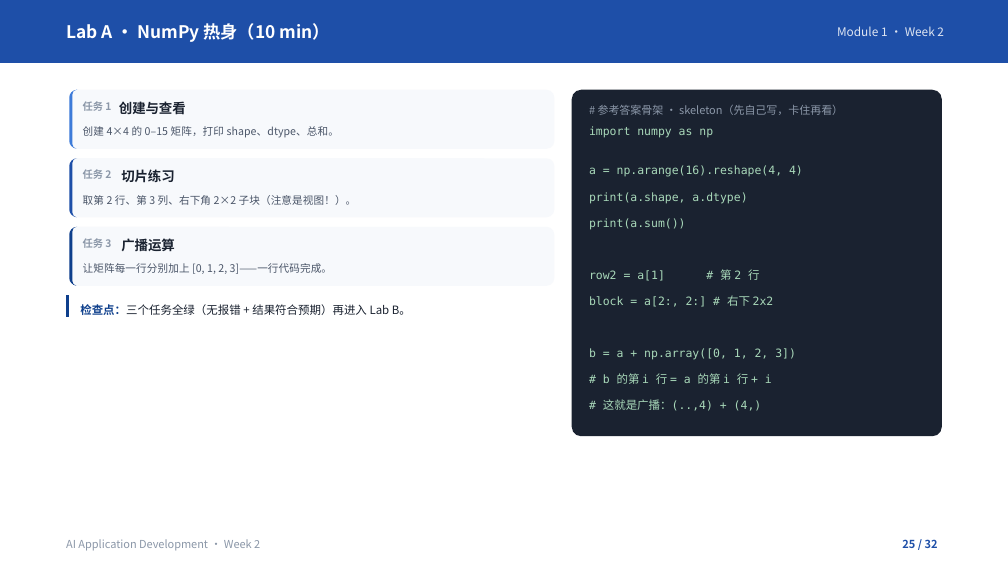
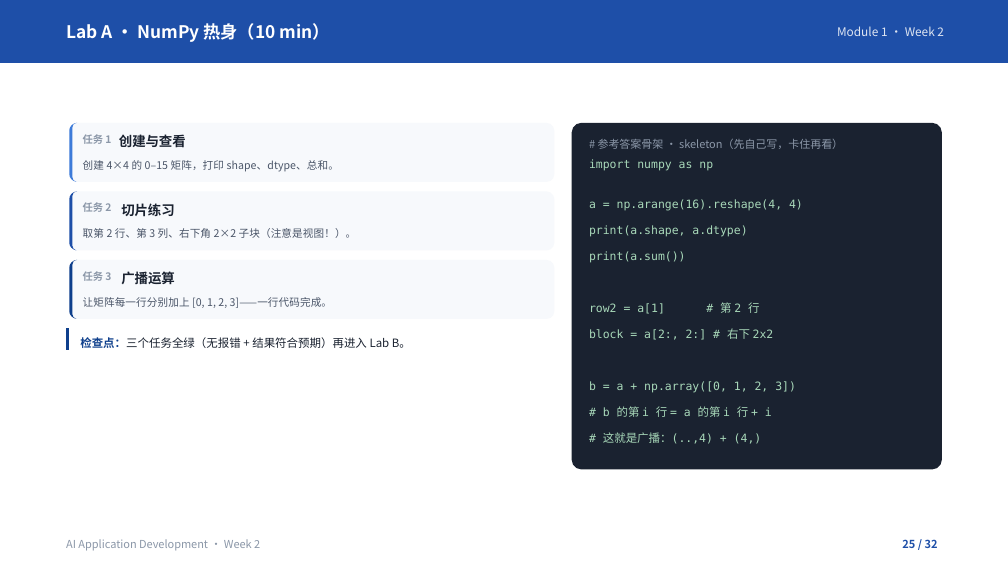
Before and after one commit to klausren/ai-application-development, a slide deck: slide 25 of lectures/week-02/lecture-zh.pptx. Drawn at 1008x567 pixels with LibreOffice and Linux fonts; fonts in the diff are those of the drawing. Boxes give left, top, right and bottom in pixels: in the first picture for what was removed or moved away, otherwise in the second. Text is boxed around its words. In the diff, an @@ line names an element or a change of style, - is before the commit and + after.

```diff
--- a/lectures/week-02/lecture-zh.pptx
+++ b/lectures/week-02/lecture-zh.pptx
@@ 11 texts, 4 rounded rectangles, 3 freeform shapes: place and size @@
-11 texts, 4 rounded rectangles, 3 freeform shapes at (70, 90, 942, 436)
+11 texts, 4 rounded rectangles, 3 freeform shapes at (70, 123, 942, 470)
@@ freeform shape: place and size @@
-freeform shape at (67, 296, 555, 317)
+freeform shape at (67, 328, 555, 349)
@@ text "检查点：三个任务全绿（无报错 + 结果符合预期）再进入 Lab B。": place and size @@
-text "检查点：三个任务全绿（无报错 + 结果符合预期）再进入 Lab B。" at (80, 304, 411, 315)
+text "检查点：三个任务全绿（无报错 + 结果符合预期）再进入 Lab B。" at (80, 337, 411, 348)
```
Also in this commit, not shown: 13 other slides changed, 1 other file.
